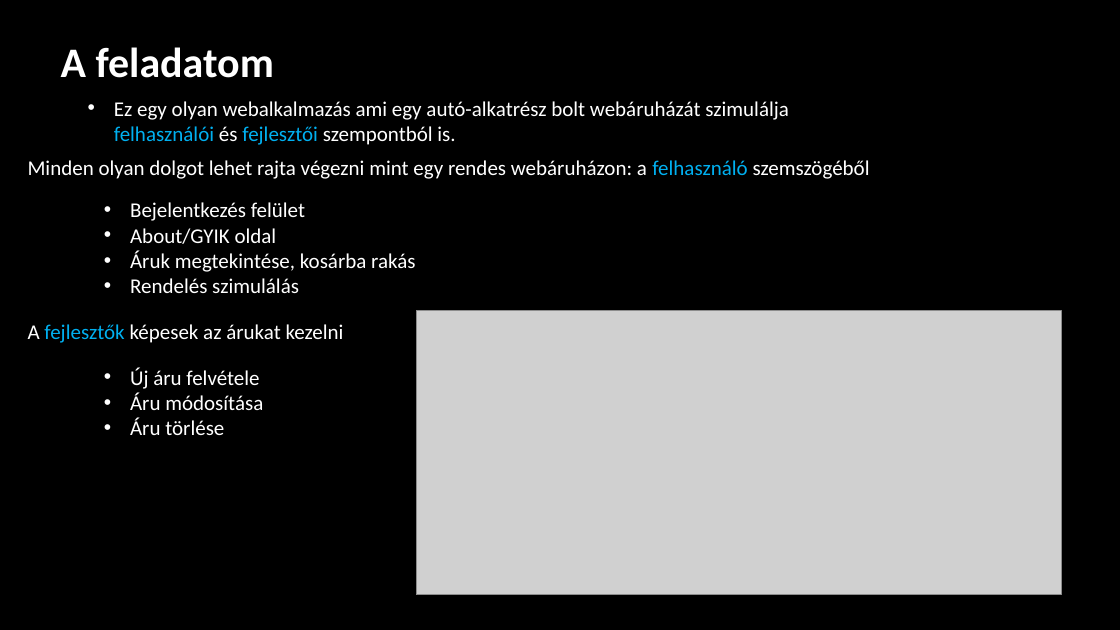
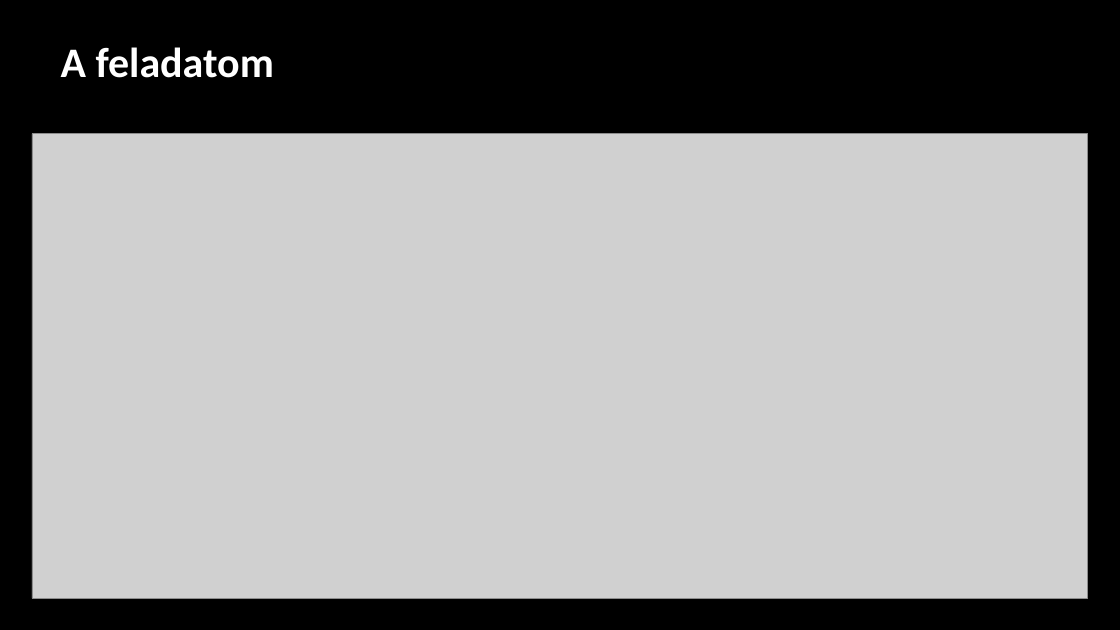
Before and after one commit to OokamiB7/webaruhazAutok, a slide deck: slide 3 of Presentation.pptx. Drawn at 1120x630 pixels with LibreOffice and Linux fonts; fonts in the diff are those of the drawing; grey boxes stand for pictures; background and template pictures are left out. Boxes give left, top, right and bottom in pixels: in the first picture for what was removed or moved away, otherwise in the second. Text is boxed around its words. In the diff, an @@ line names an element or a change of style, - is before the commit and + after.

```diff
--- a/Presentation.pptx
+++ b/Presentation.pptx
@@ text removed at box(114, 101, 789, 145) @@
-• Ez egy olyan webalkalmazás ami egy autó-alkatrész bolt webáruházát szimulálja felhasználói és fejlesztői szempontból is.
@@ picture: place and size @@
-picture at box(416, 311, 1061, 595)
+picture at box(32, 134, 1088, 598)
@@ text removed at box(28, 160, 870, 179) @@
-Minden olyan dolgot lehet rajta végezni mint egy rendes webáruházon: a felhasználó szemszögéből
@@ text removed at box(130, 202, 415, 293) @@
-• Bejelentkezés felület
-• About/GYIK oldal
-• Áruk megtekintése, kosárba rakás
-• Rendelés szimulálás
@@ text removed at box(28, 324, 344, 343) @@
-A fejlesztők képesek az árukat kezelni
@@ text removed at box(130, 367, 263, 435) @@
-• Új áru felvétele
-• Áru módosítása
-• Áru törlése
```
Also in this commit, not shown: 1 other slide changed.
